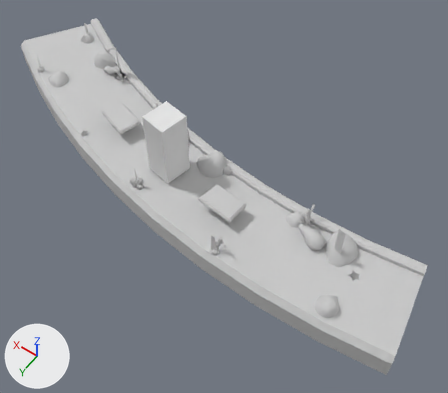
The FBX model Assets/Props/Pisos_1-2/Q12/Q12_fbx.FBX: old version first, new version second.
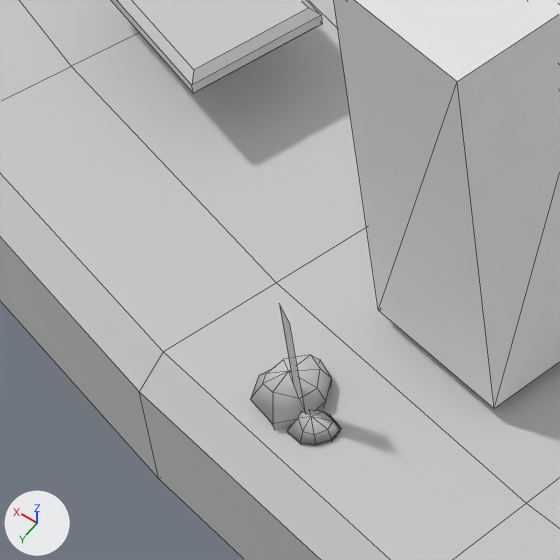
The first picture shows the older version from a 50 mm camera at (-5.13, 40.44, 19.39) aimed at (3.49, 28.37, 0.42). The close-ups show both versions on the part from 20% to 40% of the width and 30% to 53% of the height of that picture. The axes (+X, +Y, +Z) are drawn at lower left. The lights are the same throughout. The close-ups show mesh edges as thin lines. Where no turn or scale is listed for an object, it has been applied to the vertices.

The first close-up shows 'ALGAS', 'MEDUSABOX', 'PIEDRASALGAS', 'PLATAFORMA1', 'QUESITO'.
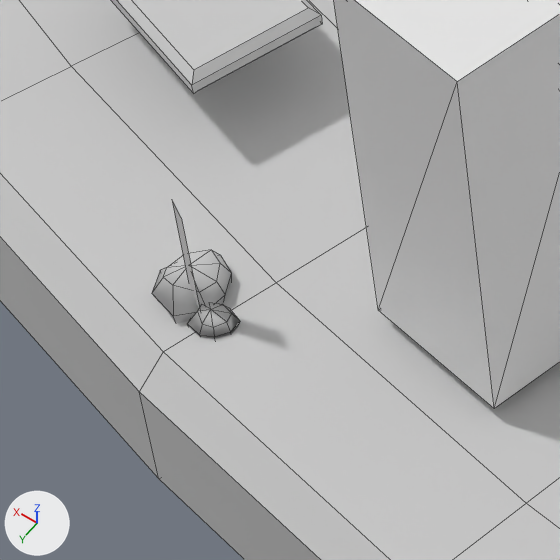
Pixel boxes [x1, y1, x2, y2] of what changed, in the close-ups (560 x 560 px; the box of a moved part takes in the faces that stretch with it):
'PIEDRASALGAS', reshaped: before [251, 355, 341, 446]; after [152, 250, 240, 338]
'ALGAS', reshaped (7% wider): before [279, 304, 305, 413]; after [172, 200, 200, 310]
part 2 of me_mesh_003, moved or reshaped: before [251, 355, 332, 430]; after [152, 250, 232, 323]
part 3 of me_mesh_003, moved or reshaped: before [287, 409, 341, 446]; after [187, 303, 240, 338]

The edits, one by one:
me_mesh_006 has 28 vertices, 7 faces and spans x -7.8..7.8, y -3.1..3.1, z -1.4..0.4.
me_mesh_006 is used by ob_algas; location (6.172, 27.926, 2.276).
me_mesh_006 part 1: the loose piece of 4 vertices spanning x -0.1..0.1, y 2.3, z -1.2..-0.3 is moved by (1.0, -0.2, 0.0).
me_mesh_003 has 225 vertices, 216 faces and spans x -6.18..6.18, y -2.71..2.71, z -0.23..0.23.
me_mesh_003 is used by ob_piedrasalgas; location (8.04, 28.414, 1.232).
me_mesh_003 part 2: the loose piece of 25 vertices spanning x -1.94..-1.49, y 1.47..2.01, z -0.21..0.09 is moved by (1.04, -0.28, 0.0).
me_mesh_003 part 3: the loose piece of 25 vertices spanning x -2.13..-1.84, y 1.73..2.0, z -0.21..-0.03 is moved by (1.04, -0.28, 0.0).
